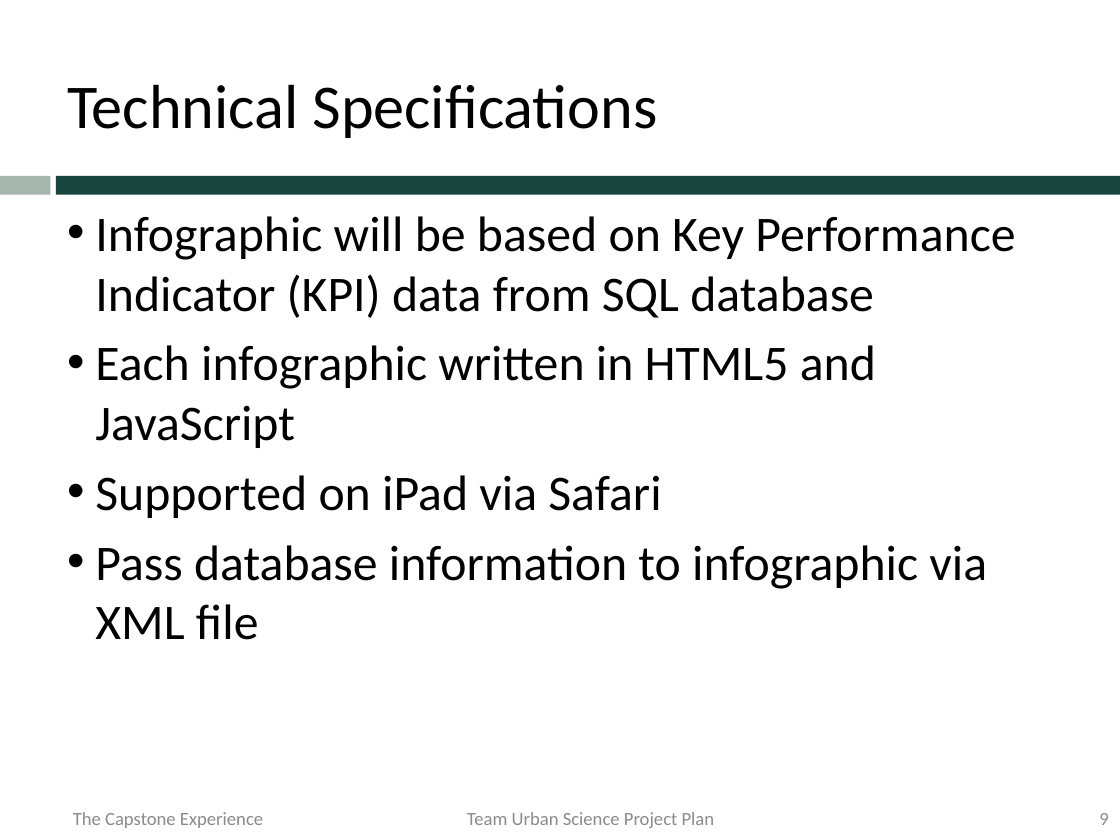
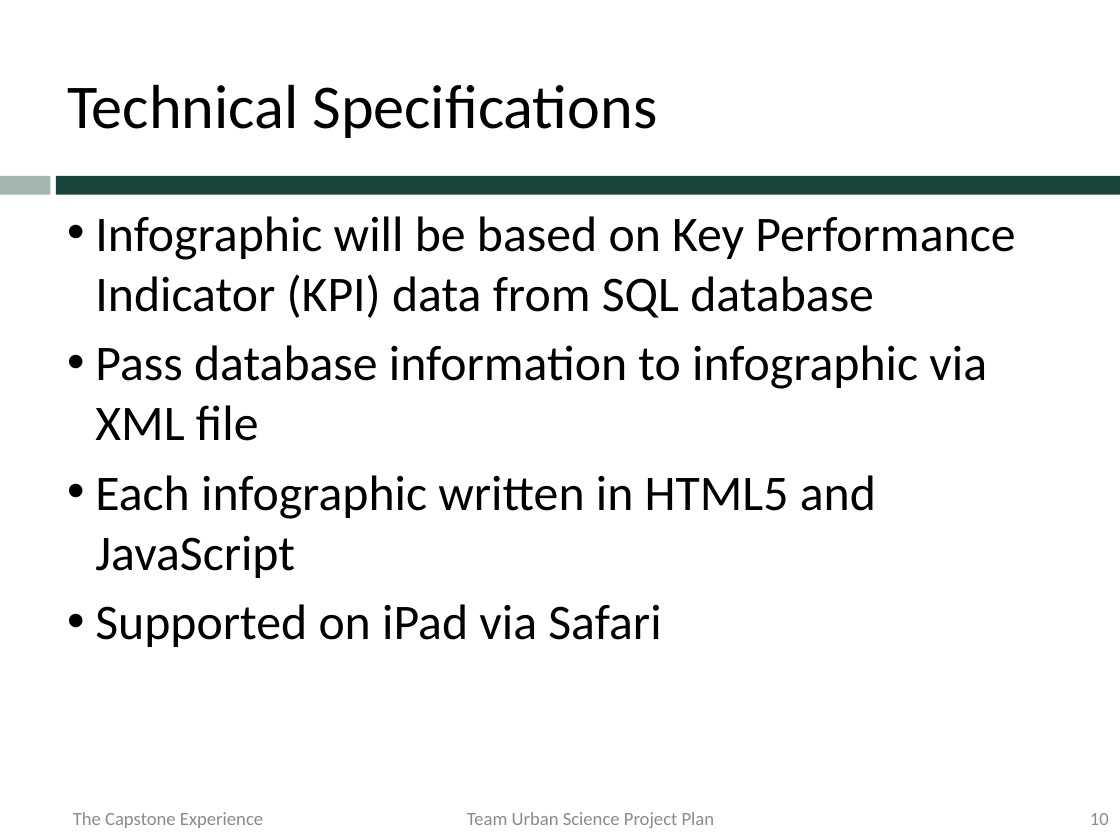
Before and after one commit to msu-capstone-team-urban-science/infographic-generator, a slide deck: slide 10 of project-plan-presentation/team-urban-science-project-plan-presentation.pptx (slide 9 before the commit). Drawn at 1120x840 pixels with LibreOffice and Linux fonts; fonts in the diff are those of the drawing; background and template pictures are left out. Boxes give left, top, right and bottom in pixels: in the first picture for what was removed or moved away, otherwise in the second. Text is boxed around its words. In the diff, an @@ line names an element or a change of style, - is before the commit and + after.

```diff
--- a/project-plan-presentation/team-urban-science-project-plan-presentation.pptx
+++ b/project-plan-presentation/team-urban-science-project-plan-presentation.pptx
@@ text at (95,345,987,441): paragraph added @@
+• Pass database information to infographic via XML file
@@ text at (95,545,987,640): paragraph removed @@
-• Pass database information to infographic via XML file
@@ page number at (1090,813,1109,825): text changed @@
-9
+10
```
Also in this commit, not shown: 4 other slides changed, 1 slide added.
